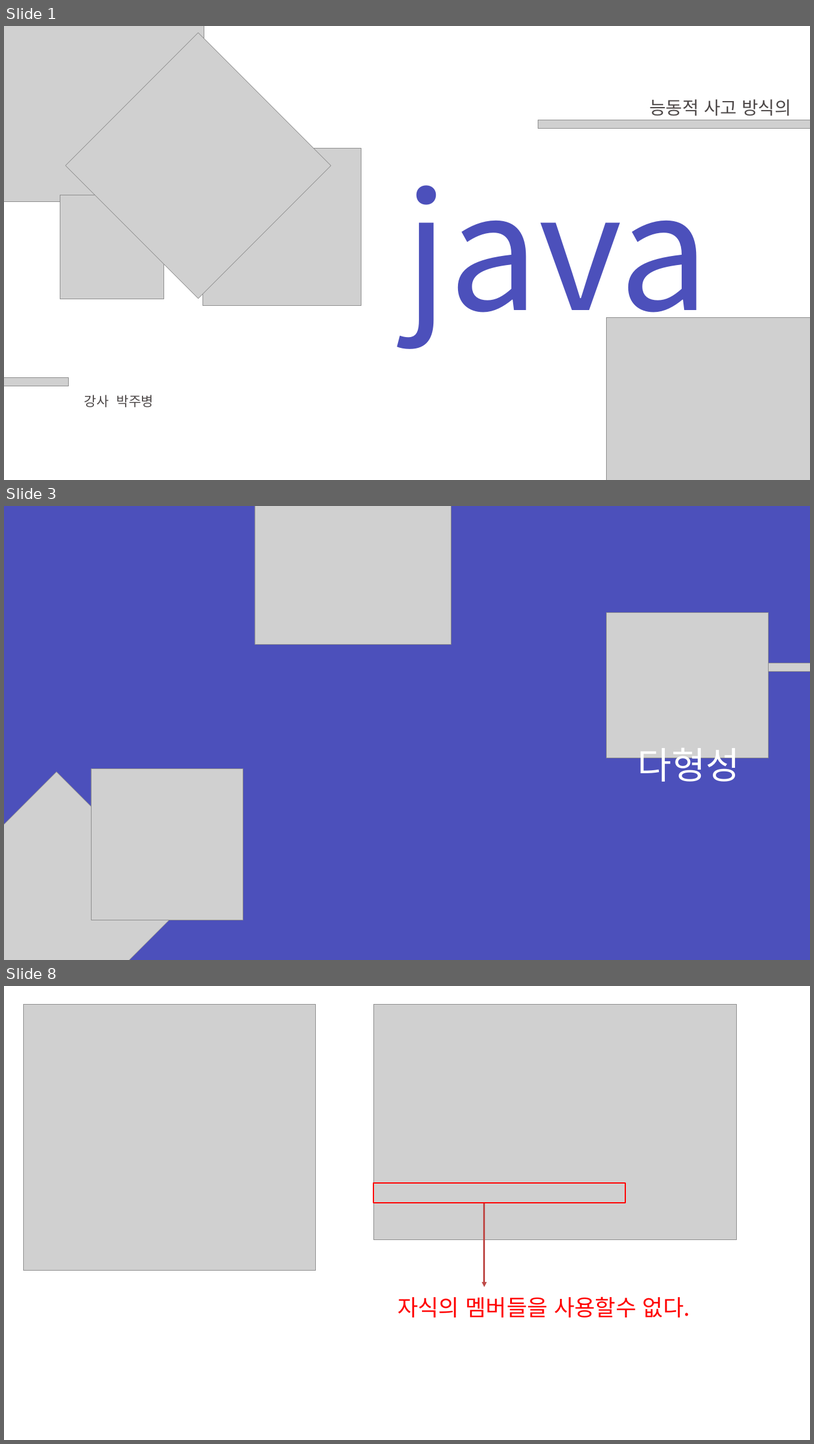
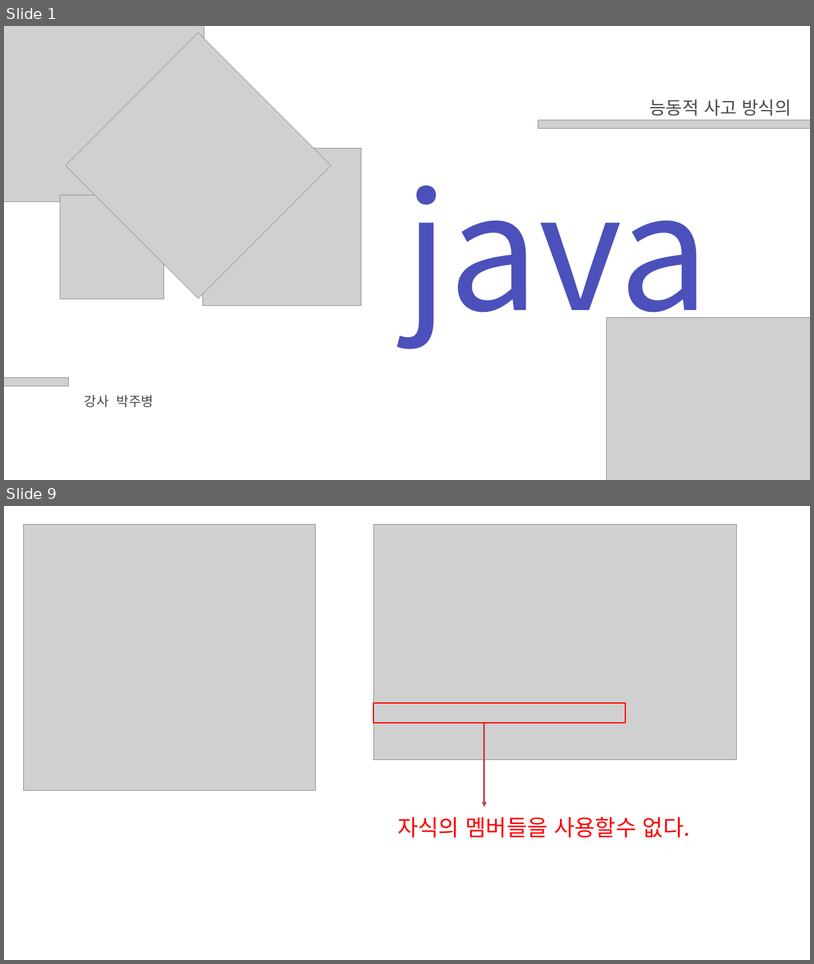
Before and after one commit to zest132/JavaLecture, a slide deck: JavaLecture/LectureFile/java 12강 예외처리.pptx. Shown one above the other, each under a label of ours: slides 1, 3 and 8 before the commit, slides 1 and 9 after it; the slides between them are not shown. The pictures are 814x1444 and 814x964 pixels, drawn with LibreOffice and Linux fonts; fonts in the diff are those of the drawing; grey boxes stand for pictures. Boxes give left, top, right and bottom in pixels: in the first picture for what was removed or moved away, otherwise in the second. Text is boxed around its words. In the diff, an @@ line names an element or a change of style, - is before the commit and + after.

```diff
--- a/JavaLecture/LectureFile/java 12강 예외처리.pptx
+++ b/JavaLecture/LectureFile/java 12강 예외처리.pptx
@@ slide 3 removed at bbox=[4, 506, 810, 960], background #4C50BB @@
@@ picture removed at bbox=[255, 506, 452, 644] @@
@@ picture removed at bbox=[607, 612, 769, 757] @@
@@ picture removed at bbox=[753, 663, 810, 672] @@
@@ text removed at bbox=[638, 741, 740, 788] @@
-다형성
@@ picture removed at bbox=[4, 771, 186, 960] @@
@@ picture removed at bbox=[91, 769, 243, 919] @@
@@ what was slide 8 is now slide 9 @@
```
Also in this commit, not shown: 1 slide changed, 6 slides added, 4 other slides removed, 2 other files.
